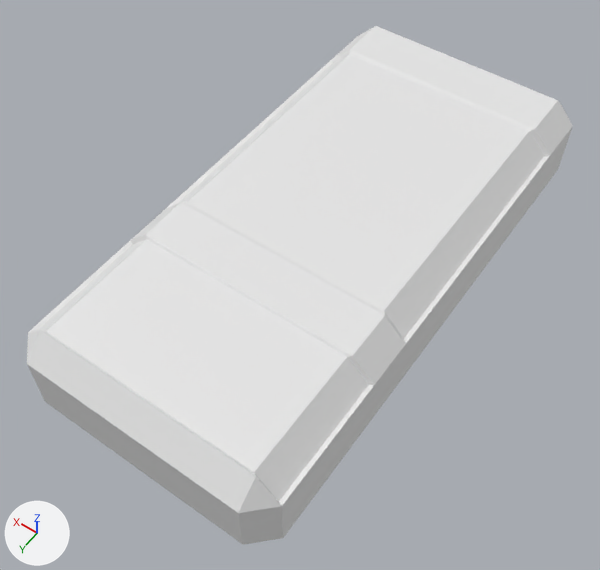
One commit to the FBX model Crystal Menace/Assets/Models/Objects/CoffinTank2.fbx: the scene before it, then after it.
Before and after are seen from a 50 mm lens placed at (-2.7, 4.26, 6.08), pointed at (0.08, 0.36, -0.05). Lighting does not change. The marker at lower left points along +X, +Y and +Z.

The older version as bpy lines, for what is in view:
```python
me_cube_001 = bpy.data.meshes.new('Cube.001')
me_cube_001.from_pydata(...)  # 16 vertices, 6 faces; spans x -1.19..1.21, y -1.81..2.37, z 0.78..0.99
me_cube_013 = bpy.data.meshes.new('Cube.013')
me_cube_013.from_pydata(...)  # 72 vertices, 68 faces; spans x -1.23..1.25, y -2.57..2.59, z -0.64..1.0
ob_cube_001 = bpy.data.objects.new('Cube.001', me_cube_001)
ob_cube_001.location = (-0.04, 0.07, -0.1)
ob_cube_013 = bpy.data.objects.new('Cube.013', me_cube_013)
ob_cube_013.location = (-0.04, 0.07, -0.1)
```
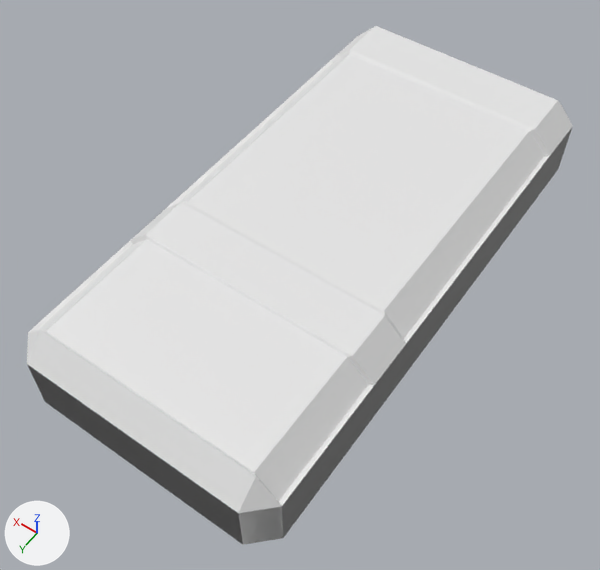
Where the newer file only moved an object's origin or applied its transform, the numbers keep the older frame.

The change in detail:
me_cube_013 is used by ob_cube_013; location (-0.04, 0.07, -0.1).
me_cube_013 had 72 vertices, 68 faces and spanned x -1.23..1.25, y -2.57..2.59, z -0.64..1.0.
me_cube_013 now has 96 vertices, 93 faces and spans x -1.23..1.25, y -2.57..2.59, z -0.64..1.0.
Part 1, on me_cube_013:
16 vertices are added at x -1.23..1.25, y -2.26..2.37, z 0.21..0.78.
8 new vertices lie (0.0, 0.0, 0.57) away from vertices in x -1.23..1.25, y -2.57..2.59, z 0.21.
25 new faces join them.

Boxes (x1, y1, x2, y2) around the edits, measured in the pictures (600 x 570 px):
part 1 of me_cube_013, added
    after: (28, 128, 572, 545)
